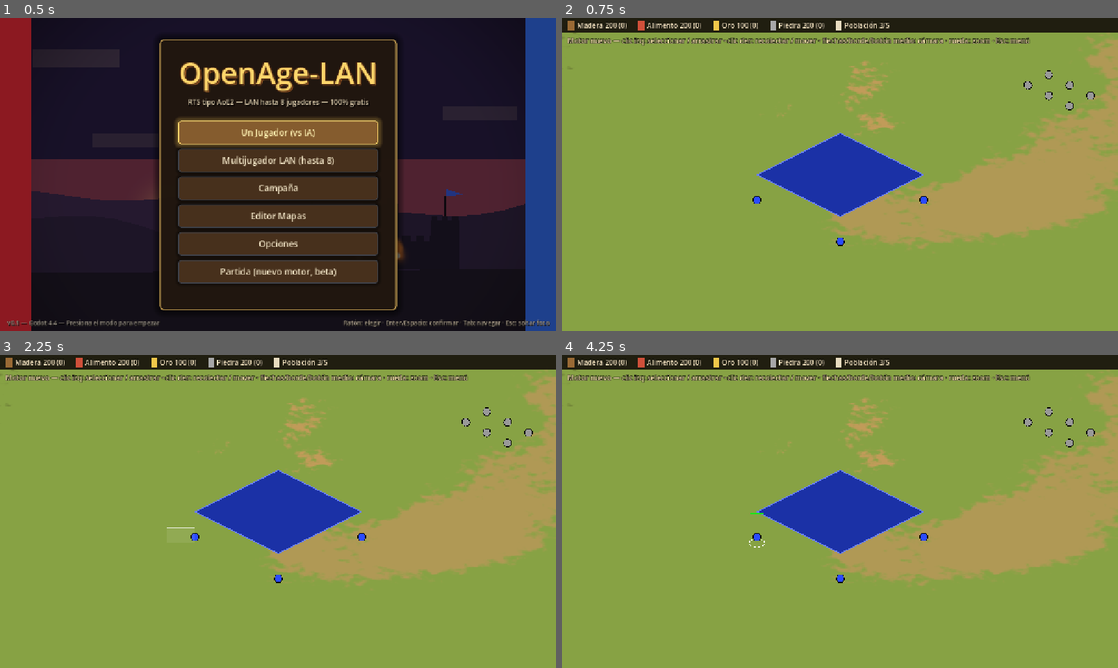
Above: before the commit, frames 1-4 (two rows, left to right).
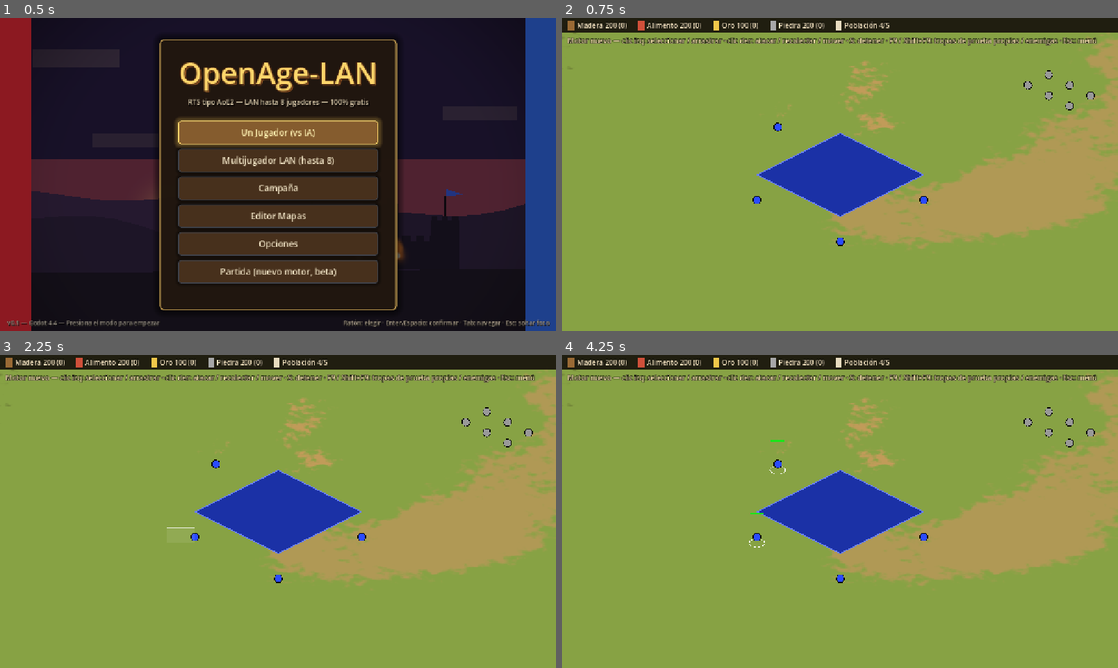
Above: after the commit, the same moments.

Repository: FelipeDiazAimar/OpenAge2
Game: Godot game, scene res://ui/menus/MainMenu.tscn
The game is run twice, just before and just after one commit, with the same random seed, the same clock (stepped at 60 frames per second) and the same inputs.
Inputs (mouse positions are in pixels of both pictures, inside the frame that each line leads up to):
- Up to frame 1 (0.5 s): no input
- Up to frame 2 (0.75 s): click "Partida (nuevo motor, beta)" at 0.5 s
- Up to frame 3 (2.25 s): tap Enter at 1.25 s; move the mouse to (400, 495) at 1.27 s; hold D 1.28-2 s; hold A (attack_move) 1.28-2 s; click (400, 495) at 1.42 s; tap Space at 2 s; drag from (166, 527) to (250, 574) at 2.02 s
- Up to frame 4 (4.25 s): tap Enter at 2.75 s; move the mouse to (895, 442) at 2.77 s; hold D 2.78-3.5 s; hold G (garrison) 2.78-3.5 s; click (895, 442) at 2.92 s; tap Space at 3.5 s; drag from (812, 574) to (673, 464) at 3.52 s

Frame 1 is identical in both runs. In frame 2, 0.9% of the frame differs, in the area x 34-97%, y 1-37%; in frame 3, 0.9%; in frame 4, 1.0%, in the area x 34-97%, y 1-38%.

Commit message:
F3a: Match con explorador, ataque por clic derecho y tropas de prueba
Unidades con sprite sin máscara de color muestran una elipse del color del
jugador bajo los pies (se distinguen los bandos).

Co-Authored-By: Claude Opus 5.5 <noreply@anthropic.com>

Diff:
--- a/engine/render2d/EntityView.gd
+++ b/engine/render2d/EntityView.gd
@@ -32,6 +32,7 @@
 var _t := 0.0
 var _slot := 4
 var _frame := 0
+var _has_mask := false
 var _sprite: Sprite2D
 var _mat: ShaderMaterial
 
@@ -68,6 +69,12 @@
 
 func current_frame() -> int:
 	return _frame
+
+
+## Unidad con sprite sin máscara de color de jugador: se dibuja una elipse del
+## color del jugador bajo los pies para distinguir bandos.
+func team_marker() -> bool:
+	return kind == "unit" and _sprite.visible and not _has_mask
 
 
 func pick_radius() -> float:
@@ -118,7 +125,11 @@
 		queue_redraw()
 	_sprite.texture = fr["tex"]
 	_sprite.offset = -fr["hotspot"]
-	_mat.set_shader_parameter("has_mask", fr["mask"] != null)
+	var masked: bool = fr["mask"] != null
+	if masked != _has_mask:
+		_has_mask = masked
+		queue_redraw()
+	_mat.set_shader_parameter("has_mask", masked)
 	if fr["mask"] != null:
 		_mat.set_shader_parameter("mask_tex", fr["mask"])
 
@@ -131,6 +142,11 @@
 
 func _draw() -> void:
 	var r := pick_radius()
+	if team_marker():
+		draw_set_transform(Vector2.ZERO, 0.0, Vector2(1.0, 0.5))
+		draw_circle(Vector2.ZERO, 11.0, Color(color, 0.55))
+		draw_arc(Vector2.ZERO, 11.0, 0.0, TAU, 24, color.lightened(0.2), 2.0)
+		draw_set_transform(Vector2.ZERO, 0.0, Vector2.ONE)
 	if selected:
 		draw_set_transform(Vector2.ZERO, 0.0, Vector2(1.0, 0.5))
 		draw_arc(Vector2.ZERO, r, 0.0, TAU, 40, Color(1, 1, 1, 0.9), 2.0)
--- a/game/scenes/Match.gd
+++ b/game/scenes/Match.gd
@@ -15,6 +15,7 @@
 const MapGen := preload("res://engine/sim/MapGen.gd")
 const ResourceBar := preload("res://engine/ui/ResourceBar.gd")
 const TerrainImporter := preload("res://engine/assets/TerrainImporter.gd")
+const ProjectileLayer := preload("res://engine/render2d/ProjectileLayer.gd")
 
 const MAP_SIZE := 144
 const MAP_SEED := 1234
@@ -23,6 +24,7 @@
 	Vector2i(0, -46), Vector2i(0, 46), Vector2i(-46, 0), Vector2i(46, 0),
 ]
 const VILLAGER_OFFSETS: Array[Vector2i] = [Vector2i(3, -1), Vector2i(-1, 3), Vector2i(3, 3)]
+const SCOUT_OFFSET := Vector2i(-4, -1)
 const SLOTS := [{"civ": "britones", "team": 0}, {"civ": "francos", "team": 1}]
 const PLAYER_COLORS: Array[Color] = [
 	Color("#2a4bff"), Color("#ff2020"), Color("#20c020"), Color("#ffe020"),
@@ -37,6 +39,7 @@
 var cam
 var overlay
 var bar
+var projectiles
 var selected: Array[int] = []
 
 var _acc := 0.0
@@ -53,6 +56,7 @@
 		_show_error("Error cargando mods:\n" + "\n".join(PackedStringArray(registry.errors.slice(0, 8))))
 		return
 	sim = Sim.new(registry, MAP_SIZE, MAP_SIZE)
+	sim.debug_enabled = true # partida local: tropas de prueba con F9
 	for i in SLOTS.size():
 		sim.add_player(i, SLOTS[i]["civ"], SLOTS[i]["team"])
 	_spawn_start()
@@ -69,6 +73,9 @@
 	for i in sim.players.size():
 		colors[i] = PLAYER_COLORS[i % PLAYER_COLORS.size()]
 	layer.bind(sim, locator, colors)
+	projectiles = ProjectileLayer.new()
+	add_child(projectiles)
+	projectiles.bind(sim)
 	overlay = SelectionOverlay.new()
 	add_child(overlay)
 
@@ -116,6 +123,15 @@
 	layer.snapshot()
 	sim.step()
 	layer.sync(1.0, 0.0)
+	projectiles.sync(1.0)
+
+
+## Solo pruebas locales hasta que exista producción (F4): 5 milicias y
+## 5 arqueros del jugador pid cerca de `tiles`.
+func debug_troops(pid: int, tiles: Vector2) -> void:
+	var pos := [int(round(tiles.x * 1000.0)), int(round(tiles.y * 1000.0))]
+	sim.queue_command(local_pid, "debug_spawn", {"def": "milicia", "n": 5, "pos": pos, "owner": pid})
+	sim.queue_command(local_pid, "debug_spawn", {"def": "arquero", "n": 5, "pos": pos, "owner": pid})
 
 
 func select(ids: Array) -> void:
@@ -131,12 +147,17 @@
 	sim.queue_command(local_pid, "move", {"ids": selected.duplicate(), "pos": [int(round(tiles.x * 1000.0)), int(round(tiles.y * 1000.0))]})
 
 
-## Clic derecho estilo AoE2: sobre un recurso, los aldeanos seleccionados lo
-## recolectan; en otro caso, mover.
+## Clic derecho estilo AoE2: sobre un enemigo, atacar; sobre un recurso, los
+## aldeanos seleccionados lo recolectan; en otro caso, mover.
 func smart_command(world_pos: Vector2) -> void:
 	if selected.is_empty():
 		return
 	var id: int = layer.pick(world_pos)
+	if id >= 0 and sim.world.has_ability(id, "Hitpoints") and sim.is_enemy(local_pid, int(sim.world.entities[id]["owner"])):
+		var attackers: Array = selected.filter(func(s): return sim.world.has_ability(s, "Attack"))
+		if not attackers.is_empty():
+			sim.queue_command(local_pid, "attack", {"ids": attackers, "target": id})
+			return
 	if id >= 0 and sim.world.has_ability(id, "ResourceSource"):
 		var gatherers: Array = selected.filter(func(s): return sim.world.has_ability(s, "Gather"))
 		if not gatherers.is_empty():
@@ -157,6 +178,7 @@
 		_acc -= dt
 		ticked = true
 	layer.sync(_acc / dt, delta)
+	projectiles.sync(_acc / dt)
 	if ticked:
 		bar.refresh() # la economía solo cambia por tick (10 Hz), no por frame
 	_frames += 1
@@ -180,6 +202,13 @@
 	if event is InputEventKey and event.pressed and event.keycode == KEY_ESCAPE:
 		get_tree().change_scene_to_file("res://ui/menus/MainMenu.tscn")
 		return
+	if event is InputEventKey and event.pressed and not event.echo:
+		if event.keycode == KEY_F9:
+			debug_troops(1 if event.shift_pressed else local_pid, Iso.to_tiles(get_global_mouse_position()))
+			return
+		if event.keycode == KEY_S and not selected.is_empty():
+			sim.queue_command(local_pid, "stop", {"ids": selected.duplicate()})
+			return
 	if event is InputEventMouseButton:
 		var wp := get_global_mouse_position()
 		if event.button_index == MOUSE_BUTTON_LEFT:
@@ -215,6 +244,7 @@
 		sim.spawn("centro_urbano", i, c - Vector2i(2, 2))
 		for off in VILLAGER_OFFSETS:
 			sim.spawn("aldeano", i, c + off)
+		sim.spawn("scout", i, c + SCOUT_OFFSET)
 	var starts: Array[Vector2i] = []
 	for i in sim.players.size():
 		starts.append(_start_tile(i))
@@ -229,7 +259,7 @@
 	bar.set_anchors_and_offsets_preset(Control.PRESET_TOP_WIDE)
 	ui.add_child(bar)
 	var l := Label.new()
-	l.text = "Motor nuevo — clic izq: seleccionar / arrastrar · clic der: recolectar / mover · flechas/borde/botón medio: cámara · rueda: zoom · Esc: menú"
+	l.text = "Motor nuevo — clic izq: seleccionar / arrastrar · clic der: atacar / recolectar / mover · S: detener · F9 / Shift+F9: tropas de prueba propias / enemigas · Esc: menú"
 	l.position = Vector2(12, 40)
 	l.add_theme_color_override("font_color", Color(1, 0.92, 0.7))
 	l.add_theme_color_override("font_outline_color", Color.BLACK)
--- a/tests/engine/test_entity_view.gd
+++ b/tests/engine/test_entity_view.gd
@@ -106,3 +106,17 @@
 	v.update_view(false, Vector2(1, 0), 0.016, "task_wood")
 	assert_eq(v.current_anim(), "task_wood")
 	v.free()
+
+
+func test_team_marker_when_sprite_has_no_mask() -> void:
+	_make_pack("idle", 16)
+	var v := EntityView.new()
+	v.setup(5, {"id": "bar", "type": "unit", "graphics": {"idle": "sprite:bar/idle"}}, Color.RED, AssetLocator.new([ROOT]))
+	v.update_view(false, Vector2(0, 1), 0.016)
+	assert_true(v.team_marker(), "sin máscara de color: marca de jugador bajo los pies")
+	var b := EntityView.new()
+	b.setup(6, {"id": "casa", "type": "building", "footprint": [2, 2], "graphics": {}}, Color.RED, AssetLocator.new([ROOT]))
+	b.update_view(false, Vector2.ZERO, 0.016)
+	assert_false(b.team_marker(), "edificios no")
+	v.free()
+	b.free()
--- a/tests/engine/test_match_smoke.gd
+++ b/tests/engine/test_match_smoke.gd
@@ -72,3 +72,32 @@
 		m.tick_once()
 	assert_true(m.sim.world.comp(v, "Gather")["state"] != "idle", "clic derecho sobre árbol = recolectar")
 	m.queue_free()
+
+
+func test_scout_start_attack_and_debug_troops() -> void:
+	var m = load(MATCH).instantiate()
+	Engine.get_main_loop().root.add_child(m)
+	var scouts := 0
+	for id in m.sim.world.entities:
+		if m.sim.world.entities[id]["def_id"] == "scout":
+			scouts += 1
+	assert_eq(scouts, 2, "un explorador por jugador")
+	var before: int = m.sim.world.entities.size()
+	m.debug_troops(m.local_pid, Vector2(40, 40))
+	for i in 3:
+		m.tick_once()
+	assert_eq(m.sim.world.entities.size(), before + 10, "5 milicias + 5 arqueros")
+	var mine := -1
+	var enemy := -1
+	for id in m.sim.world.entities:
+		var e: Dictionary = m.sim.world.entities[id]
+		if e["def_id"] == "milicia" and e["owner"] == m.local_pid:
+			mine = id
+		elif e["def_id"] == "aldeano" and e["owner"] != m.local_pid:
+			enemy = id
+	m.select([mine])
+	m.smart_command(m.layer.views[enemy].position + Vector2(0, -10))
+	for i in 3:
+		m.tick_once()
+	assert_eq(m.sim.world.comp(mine, "Attack")["target"], enemy, "clic derecho sobre enemigo = atacar")
+	m.queue_free()
